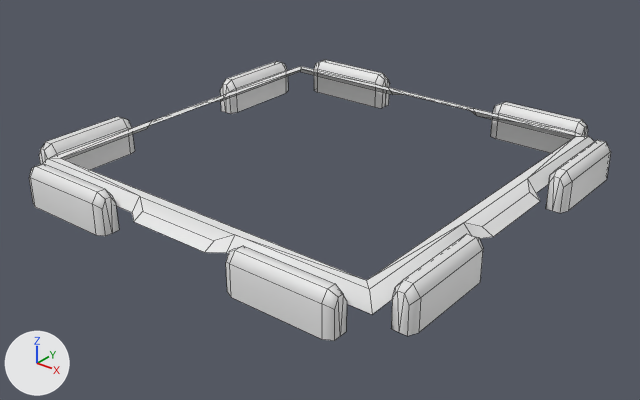
One commit to the OBJ model Assets/Models/ModelComponent.obj: the scene before it, then after it.
One viewpoint serves both versions: a 50 mm camera at (2.27, -2.87, 1.66) aimed at (0.03, -0.08, -0.07). Every picture has the same lights, and +X, +Y and +Z are marked at lower left. Mesh edges are drawn as thin lines. Where no turn or scale is listed for an object, it has been applied to the vertices.

Before the edit, the objects in view are built like this:
```python
me_modelcomponent = bpy.data.meshes.new('ModelComponent')
me_modelcomponent.from_pydata(...)  # 253 vertices, 205 faces; spans x -1.0..1.0, y -1.0..1.0, z 0.0..0.18
ob_modelcomponent = bpy.data.objects.new('ModelComponent', me_modelcomponent)
ob_modelcomponent.location = (0.0, 0.0, 0.0)
```
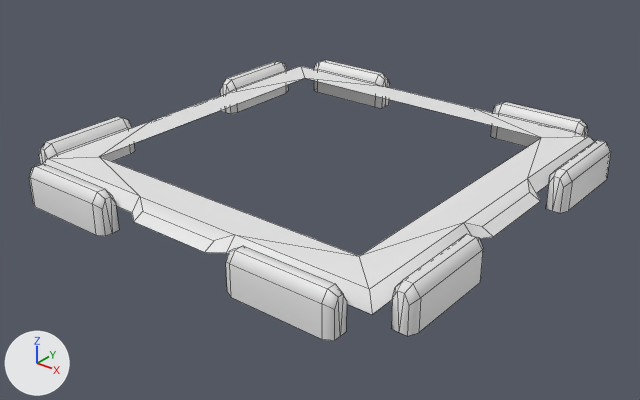
Where the change shows, as pixel boxes (x1, y1, x2, y2) in the pictures (640 x 400 px; the box of a moved part takes in the faces that stretch with it):
part 1 of me_modelcomponent, moved or reshaped: (49, 66, 589, 289) in both

Edits to the bpy script that builds the scene:
```text
Change me_modelcomponent:
    where me_modelcomponent.from_pydata(...)  # 253 vertices, 205 faces; spans x -1.0..1.0, y -1.0..1.0, z 0.0..0.18
    used by ob_modelcomponent
    me_modelcomponent part 1
    me_modelcomponent.vertices[58].co: (-0.81, -0.81, 0.15) -> (-0.7, -0.7, 0.15)  # pixel (60, 158) -> pixel (99, 156)
    me_modelcomponent.vertices[59].co: (-0.81, 0.81, 0.15) -> (-0.7, 0.7, 0.15)  # pixel (301, 69) -> pixel (304, 78)
    me_modelcomponent.vertices[62].co: (0.81, -0.81, 0.15) -> (0.7, -0.7, 0.15)  # pixel (366, 280) -> pixel (359, 256)
    me_modelcomponent.vertices[65].co: (0.81, 0.81, 0.15) -> (0.7, 0.7, 0.15)  # pixel (575, 136) -> pixel (541, 137)
```
